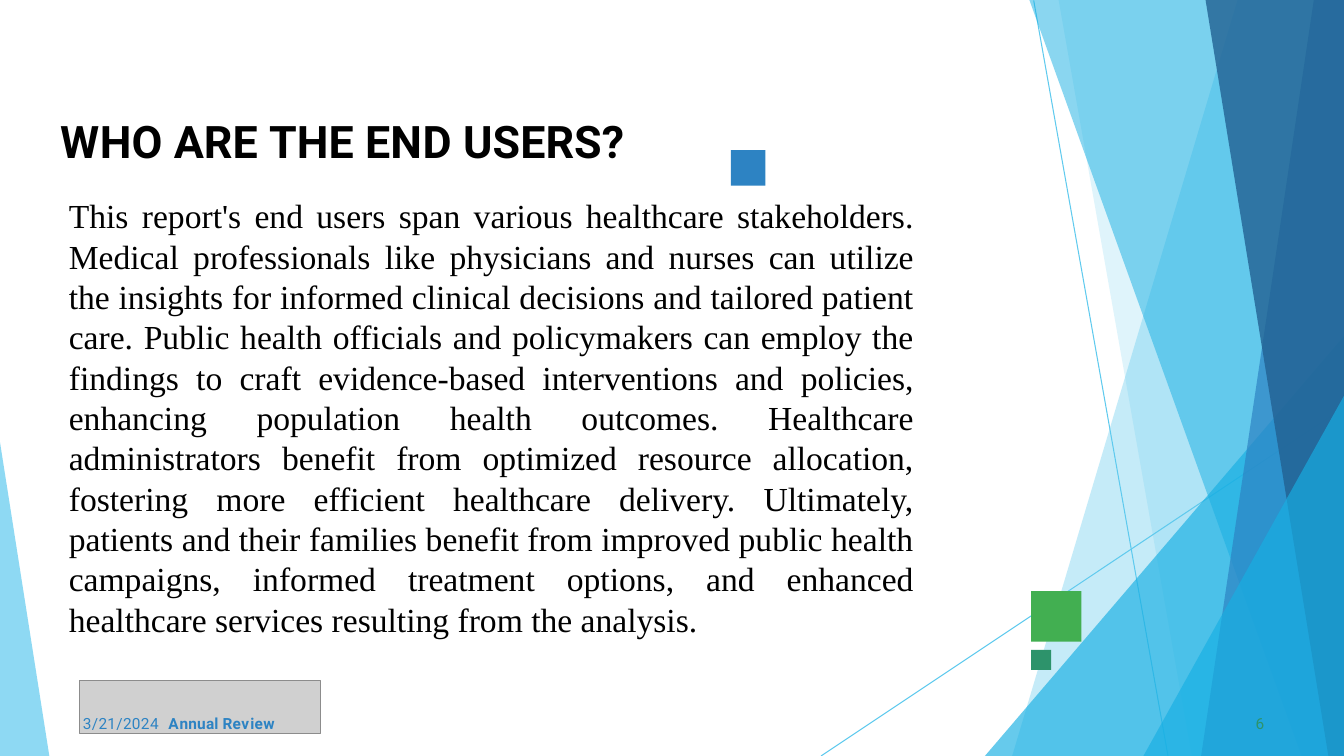
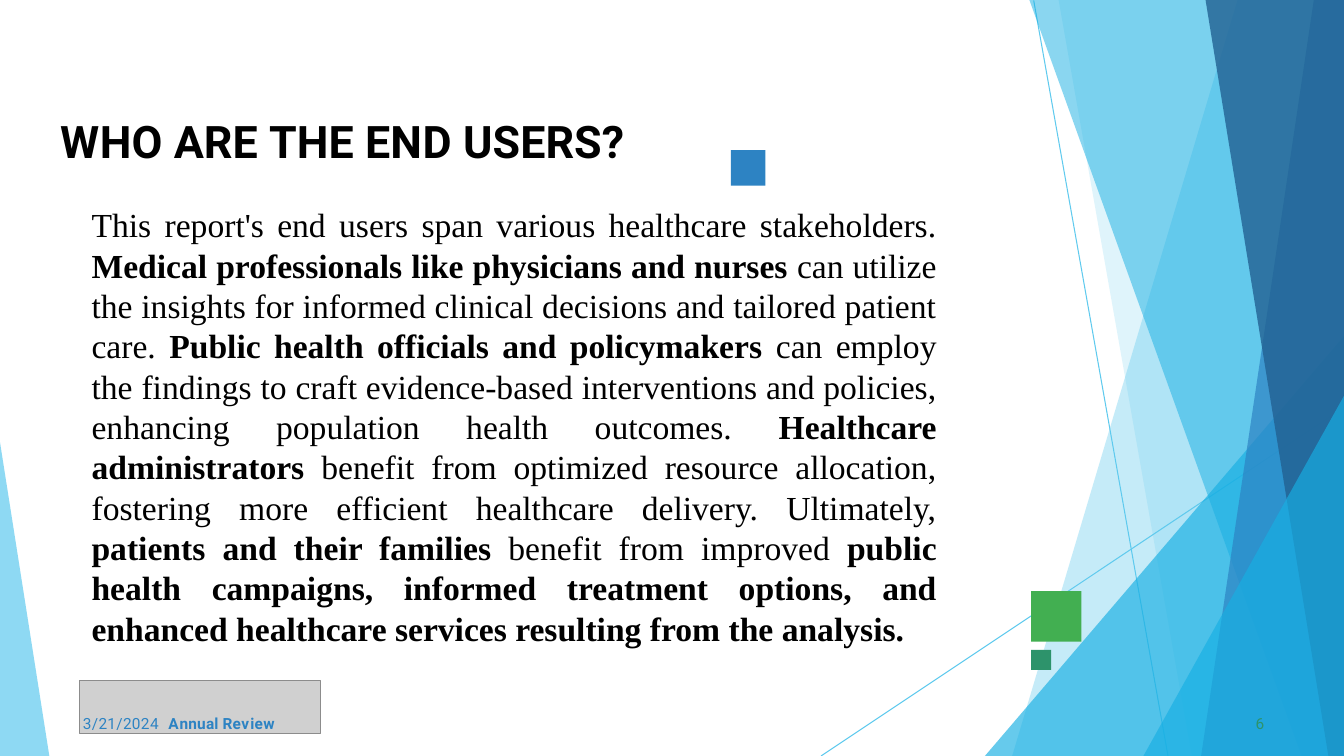
Before and after one commit to Harshini-priyaa/TNSDC-Generative_AI, a slide deck: slide 6 of Template_Presentation_Students (Harshinipriyaa).pptx. Drawn at 1344x756 pixels with LibreOffice and Linux fonts; fonts in the diff are those of the drawing; grey boxes stand for pictures. Boxes give left, top, right and bottom in pixels: in the first picture for what was removed or moved away, otherwise in the second. Text is boxed around its words. In the diff, an @@ line names an element or a change of style, - is before the commit and + after.

```diff
--- a/Template_Presentation_Students (Harshinipriyaa).pptx
+++ b/Template_Presentation_Students (Harshinipriyaa).pptx
@@ text "This report's end users span ...": place and size @@
-text "This report's end users span ..." at box(69, 204, 914, 638)
+text "This report's end users span ..." at box(92, 213, 937, 647)
@@ text "This report's end users span ..." at box(92, 213, 937, 647): bold on in "Medical professionals like physicians and nurses Public ..." @@
```
Also in this commit, not shown: 5 other slides changed.
